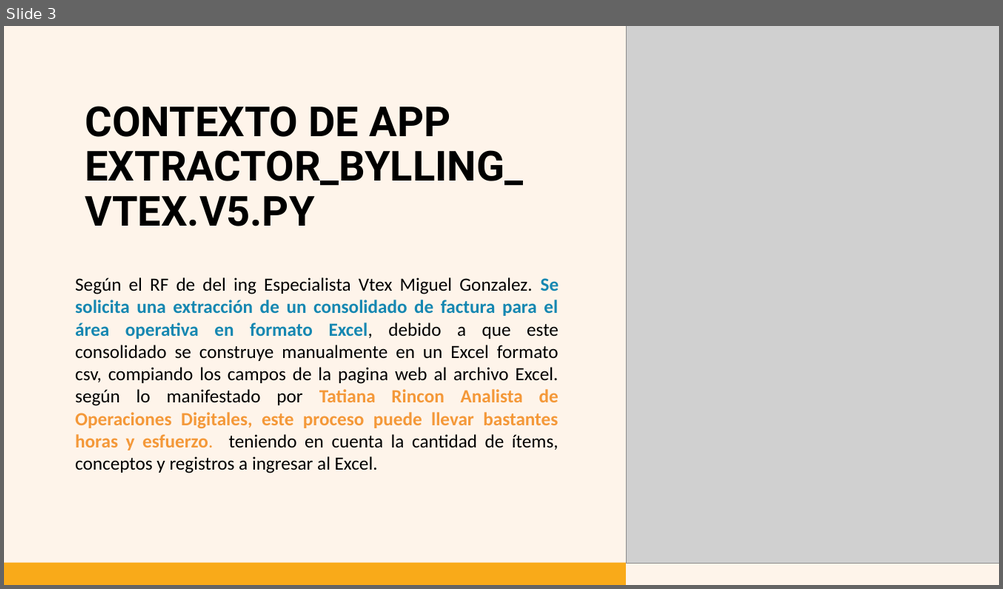
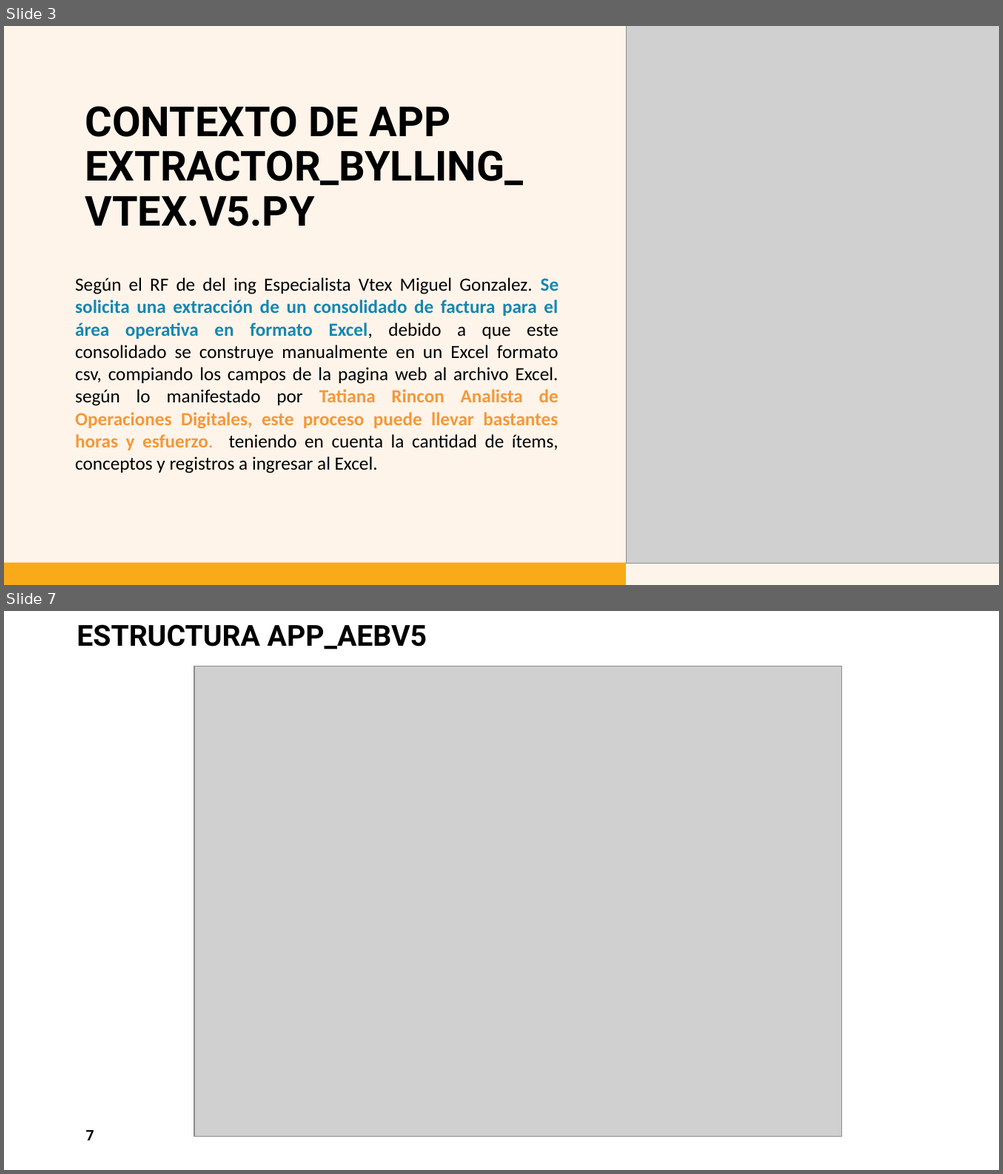
Before and after one commit to necroweb/APP_SERVICIO_EXTRACCION_BYLLING_VTEX_V5.0, a slide deck: Extractor_bylling_vtex.pptm. Shown one above the other, each under a label of ours: slide 3 before the commit, slides 3 and 7 after it; the slides between them are not shown. The pictures are 1003x589 and 1003x1174 pixels, drawn with LibreOffice and Linux fonts; fonts in the diff are those of the drawing; grey boxes stand for pictures. Boxes give left, top, right and bottom in pixels: in the first picture for what was removed or moved away, otherwise in the second. Text is boxed around its words. In the diff, an @@ line names an element or a change of style, - is before the commit and + after.

```diff
--- a/Extractor_bylling_vtex.pptm
+++ b/Extractor_bylling_vtex.pptm
@@ slide 7 added at (x1=4, y1=611, x2=999, y2=1170), background #FFFFFF @@
@@ title added at (x1=77, y1=624, x2=427, y2=649), 28 pt, text #000000, bold @@
+ESTRUCTURA APP_AEBV5
@@ picture added at (x1=194, y1=667, x2=842, y2=1137) @@
@@ page number added at (x1=86, y1=1130, x2=94, y2=1141), 14 pt, text #000000, bold @@
+7
```
Also in this commit, not shown: 5 slides changed, 2 slides removed, 10 other files.
